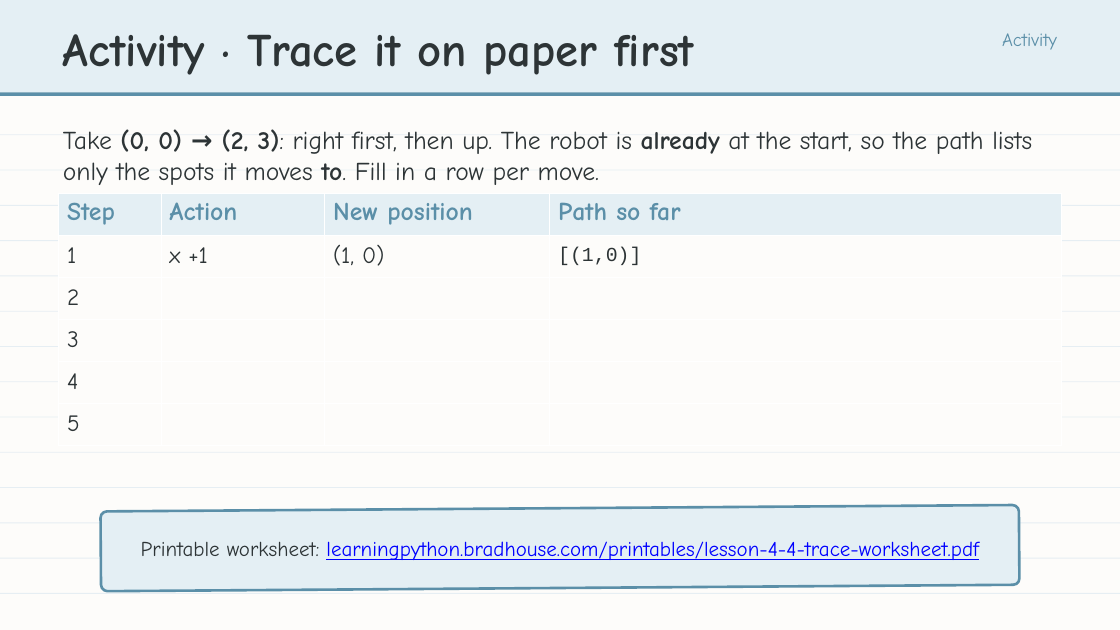
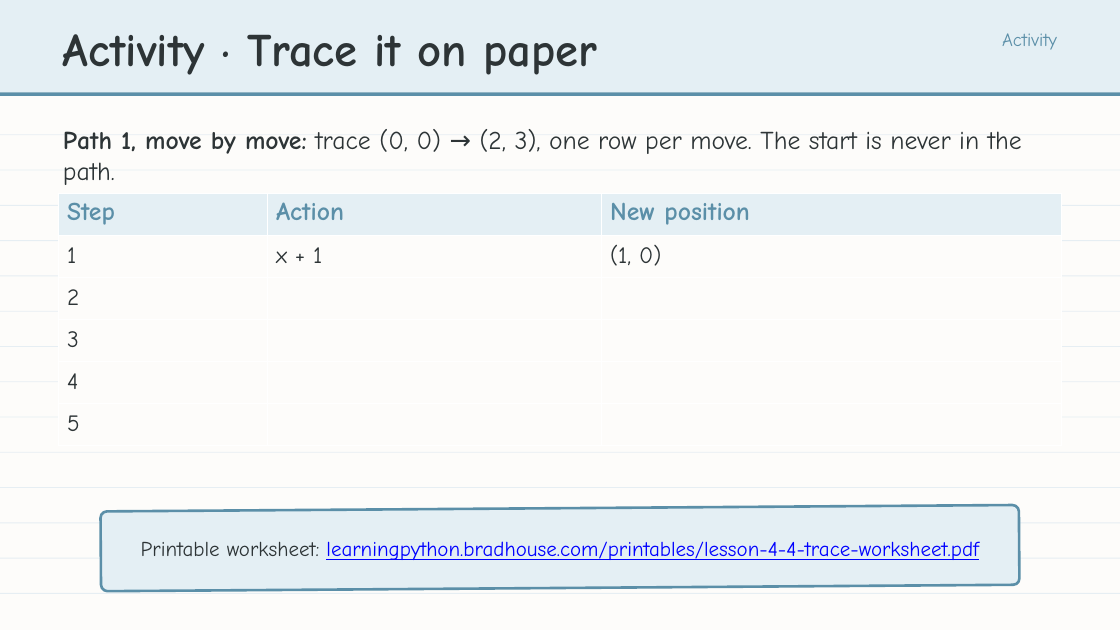
Before and after one commit to bradamiller/LearningPython, a slide deck: slide 6 of static/slides/module-04-manhattan/module-4-lesson-04-the-manhattan-algorithm.pptx. Drawn at 1120x630 pixels with LibreOffice and Linux fonts; fonts in the diff are those of the drawing. Boxes give left, top, right and bottom in pixels: in the first picture for what was removed or moved away, otherwise in the second. Text is boxed around its words. In the diff, an @@ line names an element or a change of style, - is before the commit and + after.

```diff
--- a/static/slides/module-04-manhattan/module-4-lesson-04-the-manhattan-algorithm.pptx
+++ b/static/slides/module-04-manhattan/module-4-lesson-04-the-manhattan-algorithm.pptx
@@ text at (x1=63, y1=34, x2=598, y2=75): text changed @@
-Activity · Trace it on paper first
+Activity · Trace it on paper
@@ text at (x1=63, y1=129, x2=1022, y2=185): text changed @@
-Take (0, 0) → (2, 3): right first, then up. The robot is already at the start, so the path lists only the spots it moves to. Fill in a row per move.
+Path 1, move by move: trace (0, 0) → (2, 3), one row per move. The start is never in the path.
@@ table at (x1=59, y1=193, x2=1062, y2=445) @@
-column 2, row 2: x +1
+column 2, row 2: x + 1
-column 4: Path so far | [(1,0)] |  |  |  | 
```
Also in this commit, not shown: 1 other slide changed, 4 slides removed, 5 other files.
